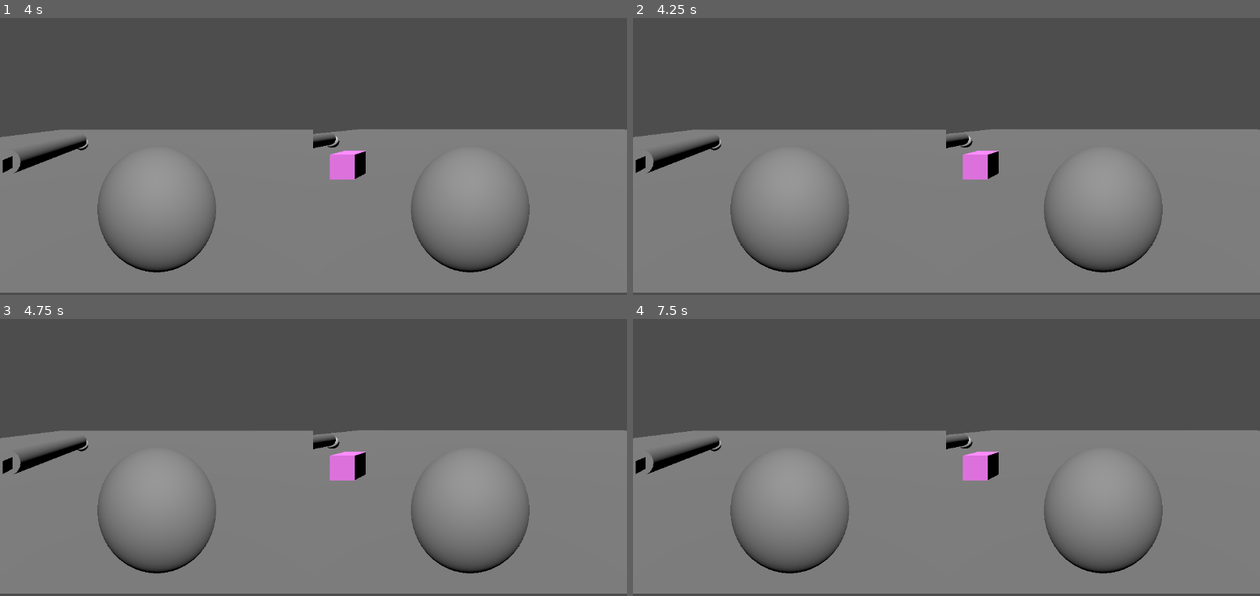
Above: before the commit, frames 1-4 (two rows, left to right).
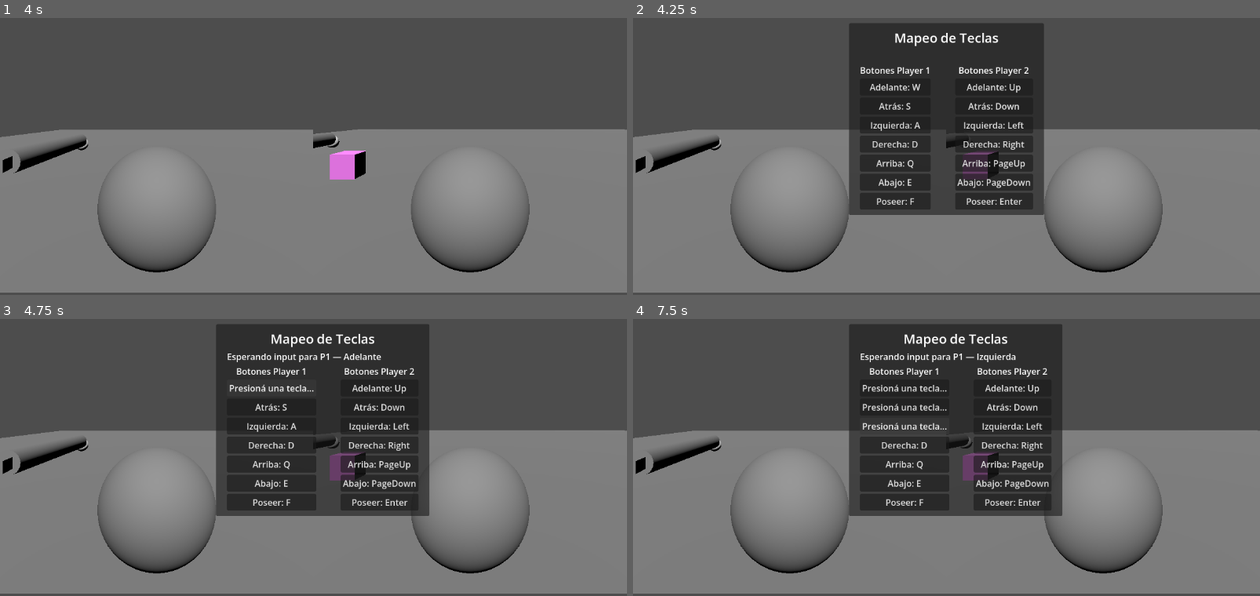
Above: after the commit, the same moments.

Repository: Tutita-Dev/fragmented-soul
Game: Godot game, scene res://scenes/Test/TestLevel.tscn
The game is run twice, just before and just after one commit, with the same random seed, the same clock (stepped at 60 frames per second) and the same inputs. The project has no main scene, so this scene is started directly.
Inputs (mouse positions are in pixels of both pictures, inside the frame that each line leads up to):
- Up to frame 1 (4 s): tap Enter at 0.5, 2.75 s; tap Space at 2, 3.5 s
- Up to frame 2 (4.25 s): tap Escape (ui_cancel) at 4.15 s
- Up to frame 3 (4.75 s): click (263, 388) at 4.25 s, where only the run after the commit has a clickable "Adelante: W"
- Up to frame 4 (7.5 s): click (902, 388) at 5 s, where only the run after the commit has a clickable "Presioná una tecla..."; click (902, 407) at 5.75 s, where only the run after the commit has a clickable "Atrás: S"; click (902, 407) at 6.5 s, where only the run after the commit has a clickable "Presioná una tecla..."; click (902, 427) at 7.25 s, where only the run after the commit has a clickable "Izquierda: A"

Frame 1 is identical in both runs. In frame 2, 21% of the frame differs, in the area x 34-66%, y 1-72%; in frame 3, 22%; in frame 4, 22%, in the area x 34-69%, y 1-72%.

Commit message:
Tarea A7 completada , UI de mapeo de teclas

Diff:
--- a/scenes/Test/TestLevel.tscn
+++ b/scenes/Test/TestLevel.tscn
@@ -7,6 +7,7 @@
 [ext_resource type="PackedScene" uid="uid://dskbadhsqnk4u" path="res://scenes/light_emitter/light_emitter.tscn" id="4_n4ulk"]
 [ext_resource type="PackedScene" uid="uid://b31w2vtbcqare" path="res://scenes/light_receptor/light_receptor.tscn" id="5_wd06p"]
 [ext_resource type="Script" uid="uid://bws61gquuks0d" path="res://scripts/light/light_system.gd" id="6_3e3ua"]
+[ext_resource type="PackedScene" uid="uid://carsknw702ptu" path="res://scenes/player/remap_menu.tscn" id="8_3e3ua"]
 
 [sub_resource type="BoxShape3D" id="BoxShape3D_deaoh"]
 
@@ -57,3 +58,6 @@
 [node name="LightSystem" type="Node3D" parent="." unique_id=154440687 node_paths=PackedStringArray("emitter")]
 script = ExtResource("6_3e3ua")
 emitter = NodePath("../LightEmitter")
+
+[node name="Control" parent="." unique_id=1446924797 instance=ExtResource("8_3e3ua")]
+visible = false
--- a/scenes/player/Player.tscn
+++ b/scenes/player/Player.tscn
@@ -9,7 +9,7 @@
 
 [sub_resource type="SphereShape3D" id="SphereShape3D_gfjak"]
 
-[node name="Player" type="CharacterBody3D" unique_id=1552124901]
+[node name="Player" type="CharacterBody3D" unique_id=1552124901 groups=["player"]]
 script = ExtResource("1_wr5hl")
 
 [node name="MeshInstance3D" type="MeshInstance3D" parent="." unique_id=1731519691]
--- /dev/null
+++ b/scenes/player/remap_menu.tscn
@@ -0,0 +1,54 @@
+[gd_scene format=3 uid="uid://carsknw702ptu"]
+
+[ext_resource type="Script" uid="uid://cb7x78cx3ciju" path="res://scripts/player/remap_menu.gd" id="1_bdyg1"]
+
+[node name="Control" type="Control" unique_id=1446924797]
+layout_mode = 3
+anchors_preset = 0
+offset_right = 40.0
+offset_bottom = 40.0
+script = ExtResource("1_bdyg1")
+
+[node name="PanelContainer" type="PanelContainer" parent="." unique_id=864112970]
+layout_mode = 0
+offset_right = 40.0
+offset_bottom = 77.0
+
+[node name="MarginContainer" type="MarginContainer" parent="PanelContainer" unique_id=585266039]
+layout_mode = 2
+theme_override_constants/margin_left = 20
+theme_override_constants/margin_top = 10
+theme_override_constants/margin_right = 20
+theme_override_constants/margin_bottom = 10
+
+[node name="VBoxContainer" type="VBoxContainer" parent="PanelContainer/MarginContainer" unique_id=1198094854]
+layout_mode = 2
+
+[node name="Label" type="Label" parent="PanelContainer/MarginContainer/VBoxContainer" unique_id=1498744160]
+layout_mode = 2
+theme_override_font_sizes/font_size = 24
+text = "Mapeo de Teclas"
+horizontal_alignment = 1
+
+[node name="StatusLabel" type="Label" parent="PanelContainer/MarginContainer/VBoxContainer" unique_id=1790447412]
+layout_mode = 2
+
+[node name="HBoxContainer" type="HBoxContainer" parent="PanelContainer/MarginContainer/VBoxContainer" unique_id=1300201214]
+layout_mode = 2
+theme_override_constants/separation = 45
+
+[node name="P1Column" type="VBoxContainer" parent="PanelContainer/MarginContainer/VBoxContainer/HBoxContainer" unique_id=1253940717]
+layout_mode = 2
+
+[node name="Label" type="Label" parent="PanelContainer/MarginContainer/VBoxContainer/HBoxContainer/P1Column" unique_id=43368883]
+layout_mode = 2
+text = "Botones Player 1"
+horizontal_alignment = 1
+
+[node name="P2Column" type="VBoxContainer" parent="PanelContainer/MarginContainer/VBoxContainer/HBoxContainer" unique_id=626124041]
+layout_mode = 2
+
+[node name="Label" type="Label" parent="PanelContainer/MarginContainer/VBoxContainer/HBoxContainer/P2Column" unique_id=1293813287]
+layout_mode = 2
+text = "Botones Player 2"
+horizontal_alignment = 1
--- a/scripts/player/input_provider.gd
+++ b/scripts/player/input_provider.gd
@@ -20,6 +20,21 @@
 		"down": prefix + "down",
 		"possess": prefix + "possess",
 	}
+
+func rebind_action(logical_action: String, event: InputEvent) -> bool:
+	if not _actions.has(logical_action):
+		push_warning("InputProvider: acción lógica desconocida: %s" % logical_action)
+		return false
+	var action_name: String = _actions[logical_action]
+	InputMap.action_erase_events(action_name)
+	InputMap.action_add_event(action_name, event)
+	return true
+
+func get_current_event_text(logical_action: String) -> String:
+	if not _actions.has(logical_action):
+		return "—"
+	var events := InputMap.action_get_events(_actions[logical_action])
+	return events[0].as_text() if events.size() > 0 else "—"
 
 func get_move_vector() -> Vector3:
 	var dir := Vector3.ZERO
@@ -52,3 +67,6 @@
 func set_player_id(id: int) -> void:
 	player_id = id
 	_build_actions()
+
+func get_action_name(logical_action: String) -> String:
+	return _actions.get(logical_action, "")
--- /dev/null
+++ b/scripts/player/remap_menu.gd
@@ -0,0 +1,107 @@
+extends Control
+
+@onready var status_label: Label = $PanelContainer/MarginContainer/VBoxContainer/StatusLabel
+@onready var p1_column: VBoxContainer = $PanelContainer/MarginContainer/VBoxContainer/HBoxContainer/P1Column
+@onready var p2_column: VBoxContainer = $PanelContainer/MarginContainer/VBoxContainer/HBoxContainer/P2Column
+
+var player1_input: InputProvider
+var player2_input: InputProvider
+
+const LOGICAL_ACTIONS := ["forward", "back", "left", "right", "up", "down", "possess"]
+
+const ACTION_LABELS := {
+	"forward": "Adelante",
+	"back": "Atrás",
+	"left": "Izquierda",
+	"right": "Derecha",
+	"up": "Arriba",
+	"down": "Abajo",
+	"possess": "Poseer",
+}
+
+var _waiting_action: String = ""
+var _waiting_provider: InputProvider = null
+var _buttons: Dictionary = {}  # "1_forward" -> Button
+
+func _ready() -> void:
+	set_anchors_and_offsets_preset(Control.PRESET_FULL_RECT)
+	_find_input_providers()
+	_build_column(p1_column, player1_input, 1)
+	_build_column(p2_column, player2_input, 2)
+	$PanelContainer.set_anchors_and_offsets_preset(Control.PRESET_CENTER)
+
+func _find_input_providers() -> void:
+	var players := get_tree().get_nodes_in_group("player")
+	for p in players:
+		var provider: InputProvider = p.input_provider
+		if provider.player_id == 1:
+			player1_input = provider
+		elif provider.player_id == 2:
+			player2_input = provider
+
+func _clean_key_text(raw: String) -> String:
+	return raw.split(" - ")[0]
+
+func _build_column(column: VBoxContainer, provider: InputProvider, pid: int) -> void:
+	for logical_action in LOGICAL_ACTIONS:
+		var btn := Button.new()
+		var key_text := _clean_key_text(provider.get_current_event_text(logical_action))
+		btn.text = "%s: %s" % [ACTION_LABELS[logical_action], key_text]
+		btn.pressed.connect(_on_button_pressed.bind(logical_action, provider, btn))
+		column.add_child(btn)
+		_buttons["%d_%s" % [pid, logical_action]] = btn
+
+func _on_button_pressed(logical_action: String, provider: InputProvider, btn: Button) -> void:
+	_waiting_action = logical_action
+	_waiting_provider = provider
+	btn.text = "Presioná una tecla..."
+	status_label.text = "Esperando input para P%d — %s" % [provider.player_id, ACTION_LABELS[logical_action]]
+
+func _input(event: InputEvent) -> void:
+	if _waiting_action == "":
+		return
+	if event is InputEventKey and event.pressed and not event.echo:
+		var conflict := _find_conflicting_action(event, _waiting_provider, _waiting_action)
+		if conflict != "":
+			status_label.text = "Esa tecla ya está en uso por: %s. Probá otra." % conflict
+			get_viewport().set_input_as_handled()
+			return
+
+		_waiting_provider.rebind_action(_waiting_action, event)
+		var key := "%d_%s" % [_waiting_provider.player_id, _waiting_action]
+		var key_text := _clean_key_text(event.as_text())
+		_buttons[key].text = "%s: %s" % [ACTION_LABELS[_waiting_action], key_text]
+		status_label.text = ""
+		_waiting_action = ""
+		_waiting_provider = null
+		get_viewport().set_input_as_handled()
+	if _waiting_action == "":
+		return
+	if event is InputEventKey and event.pressed and not event.echo:
+		_waiting_provider.rebind_action(_waiting_action, event)
+		var key := "%d_%s" % [_waiting_provider.player_id, _waiting_action]
+		var key_text := _clean_key_text(event.as_text())
+		_buttons[key].text = "%s: %s" % [ACTION_LABELS[_waiting_action], key_text]
+		status_label.text = ""
+		_waiting_action = ""
+		_waiting_provider = null
+		get_viewport().set_input_as_handled()
+
+func _unhandled_input(event: InputEvent) -> void:
+	if event.is_action_pressed("ui_cancel") and _waiting_action == "":
+		visible = not visible
+		get_viewport().set_input_as_handled()
+
+func _find_conflicting_action(event: InputEvent, exclude_provider: InputProvider, exclude_logical: String) -> String:
+	var new_key_text := _clean_key_text(event.as_text())
+	var providers: Array[InputProvider] = [player1_input, player2_input]
+	for provider in providers:
+		for logical_action in LOGICAL_ACTIONS:
+			if provider == exclude_provider and logical_action == exclude_logical:
+				continue
+			var action_name: String = provider.get_action_name(logical_action)
+			for existing_event in InputMap.action_get_events(action_name):
+				var existing_key_text := _clean_key_text(existing_event.as_text())
+				if existing_key_text == new_key_text:
+					return "P%d - %s" % [provider.player_id, ACTION_LABELS[logical_action]]
+	return ""
Not shown, added: scripts/player/remap_menu.gd.uid
